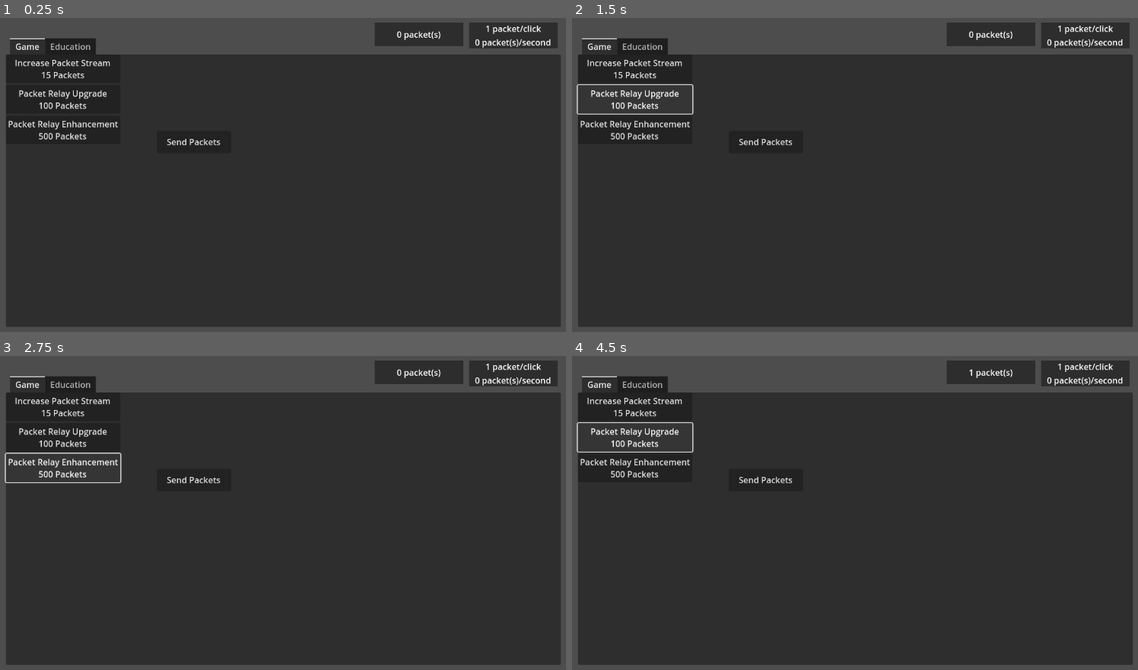
Above: before the commit, frames 1-4 (two rows, left to right).
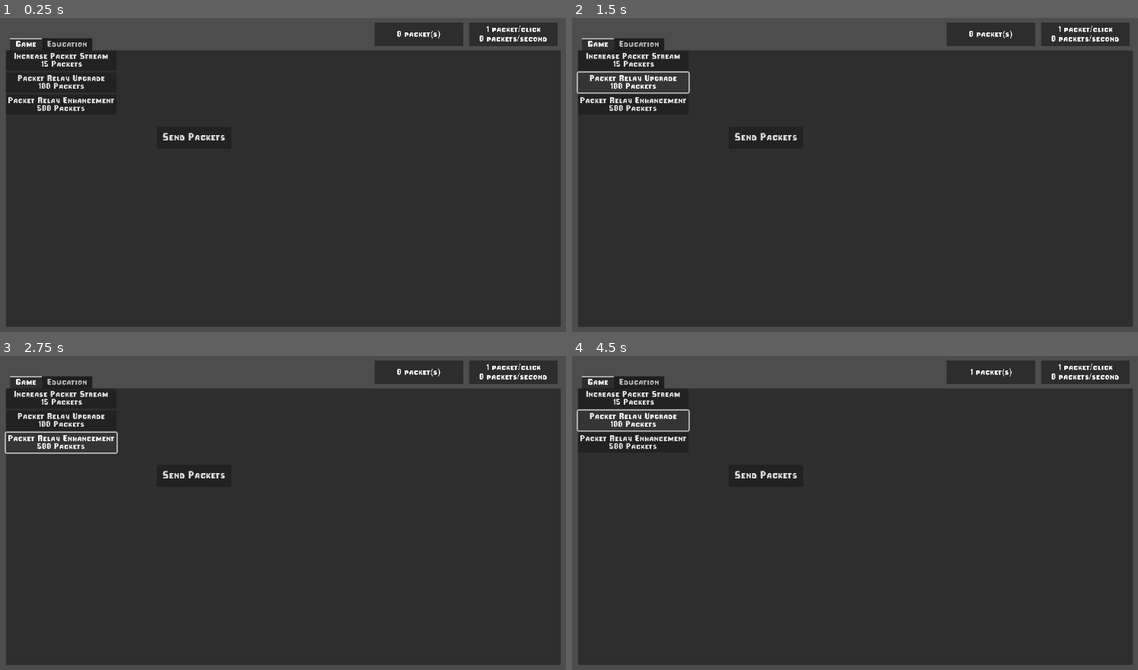
Above: after the commit, the same moments.

Repository: ngabryluk/Idle-Internet
Game: Godot game, scene res://scenes/game.tscn
Same seed, same stepped clock (60 frames per second), same inputs: the game is played once before the commit and once after it.
Inputs:
- Up to frame 1 (0.25 s): no input
- Up to frame 2 (1.5 s): click "Increase Packet Stream 15 Pac…" at 0.5 s; click "Packet Relay Upgrade 100 Pack…" at 1.25 s
- Up to frame 3 (2.75 s): click "Packet Relay Enhancement 500 …" at 2 s
- Up to frame 4 (4.5 s): click "Send Packets" at 2.75 s; click "Increase Packet Stream 15 Pac…" at 3.5 s; click "Packet Relay Upgrade 100 Pack…" at 4.25 s

The runs differ from the first frame. In frame 1, 3.6% of the frame differs, in the area x 1-100%, y 2-41%; in frame 2, 4.0%; in frame 3, 3.9%; in frame 4, 4.0%, in the area x 0-100%, y 2-41%.

Commit message:
Applied cool font

Diff:
--- a/scenes/game.gd
+++ b/scenes/game.gd
@@ -6,7 +6,7 @@
 func _ready():
 	# Specify the text in the display labels at the top
 	packet_total_label.text = str(Globals.num_packets) + " packet(s)"
-	packet_rate_label.text = str(Globals.packets_per_click) + " packet/click\n" + str(Globals.auto_packets_per_second) + " packet(s)/second"
+	packet_rate_label.text = str(Globals.packets_per_click) + " packet/click\n" + str(Globals.auto_packets_per_second) + " packets/second"
 
 func _on_packet_button_pressed():
 	update_packets(Globals.packets_per_click)
--- a/scenes/game.tscn
+++ b/scenes/game.tscn
@@ -1,7 +1,8 @@
-[gd_scene load_steps=6 format=3 uid="uid://c1mnh1qludctg"]
+[gd_scene load_steps=7 format=3 uid="uid://c1mnh1qludctg"]
 
 [ext_resource type="Script" path="res://scenes/game.gd" id="1_xtaw0"]
 [ext_resource type="PackedScene" uid="uid://du1ckmrf7a5xi" path="res://scenes/upgrades.tscn" id="2_80b7q"]
+[ext_resource type="FontFile" uid="uid://qmvrt77xxw83" path="res://Cybersomething.ttf" id="2_pe166"]
 
 [sub_resource type="Theme" id="Theme_3udql"]
 TabContainer/styles/panel = null
@@ -41,6 +42,7 @@
 [node name="TabContainer" type="TabContainer" parent="MarginContainer"]
 layout_mode = 2
 theme = SubResource("Theme_3udql")
+theme_override_fonts/font = ExtResource("2_pe166")
 
 [node name="Game" type="TabBar" parent="MarginContainer/TabContainer"]
 layout_mode = 2
@@ -54,6 +56,8 @@
 offset_top = 145.0
 offset_right = 427.0
 offset_bottom = 187.0
+theme_override_fonts/font = ExtResource("2_pe166")
+theme_override_font_sizes/font_size = 19
 text = "Send Packets"
 
 [node name="Education" type="TabBar" parent="MarginContainer/TabContainer"]
@@ -75,6 +79,7 @@
 offset_top = 20.0
 offset_right = 917.16
 offset_bottom = 65.0
+theme_override_fonts/font = ExtResource("2_pe166")
 theme_override_styles/normal = SubResource("StyleBoxFlat_di04k")
 text = "Number of Packets"
 horizontal_alignment = 1
@@ -86,6 +91,7 @@
 offset_top = 20.0
 offset_right = 1096.0
 offset_bottom = 65.0
+theme_override_fonts/font = ExtResource("2_pe166")
 theme_override_styles/normal = SubResource("StyleBoxFlat_txvlr")
 text = "Packet Rate"
 horizontal_alignment = 1
--- a/scenes/upgrades.gd
+++ b/scenes/upgrades.gd
@@ -59,7 +59,7 @@
 	five_multiplier_upgrade_button.text = "Packet Relay Enhancement\n" + str(five_cost) + " Packets"
 
 func update_rate_display():
-	$"../../../../PacketRateLabel".text = str(Globals.packets_per_click) + " packet/click\n" + str(Globals.auto_packets_per_second) + " packet(s)/second"
+	$"../../../../PacketRateLabel".text = str(Globals.packets_per_click) + " packets/click\n" + str(Globals.auto_packets_per_second) + " packets/second"
 
 func update_packet_amount():
 	$"../../../../PacketTotal".text = str(Globals.num_packets) + " packet(s)"
--- a/scenes/upgrades.tscn
+++ b/scenes/upgrades.tscn
@@ -1,6 +1,7 @@
-[gd_scene load_steps=2 format=3 uid="uid://du1ckmrf7a5xi"]
+[gd_scene load_steps=3 format=3 uid="uid://du1ckmrf7a5xi"]
 
 [ext_resource type="Script" path="res://scenes/upgrades.gd" id="1_w4pei"]
+[ext_resource type="FontFile" uid="uid://qmvrt77xxw83" path="res://Cybersomething.ttf" id="2_ddhlv"]
 
 [node name="Upgrades" type="Control"]
 layout_mode = 3
@@ -19,15 +20,18 @@
 [node name="Click" type="Button" parent="HBoxContainer/VBoxContainer"]
 layout_mode = 2
 size_flags_vertical = 3
+theme_override_fonts/font = ExtResource("2_ddhlv")
 text = "Increase Packet Stream
 "
 
 [node name="TwoMultiplier" type="Button" parent="HBoxContainer/VBoxContainer"]
 layout_mode = 2
+theme_override_fonts/font = ExtResource("2_ddhlv")
 text = "Packet Relay Upgrade"
 
 [node name="FiveMultiplier" type="Button" parent="HBoxContainer/VBoxContainer"]
 layout_mode = 2
+theme_override_fonts/font = ExtResource("2_ddhlv")
 text = "Packet Relay Enhancement"
 
 [connection signal="pressed" from="HBoxContainer/VBoxContainer/Click" to="." method="_on_click_pressed"]
Binary file added: Cybersomething.ttf
Not shown, added: Cybersomething.ttf.import
